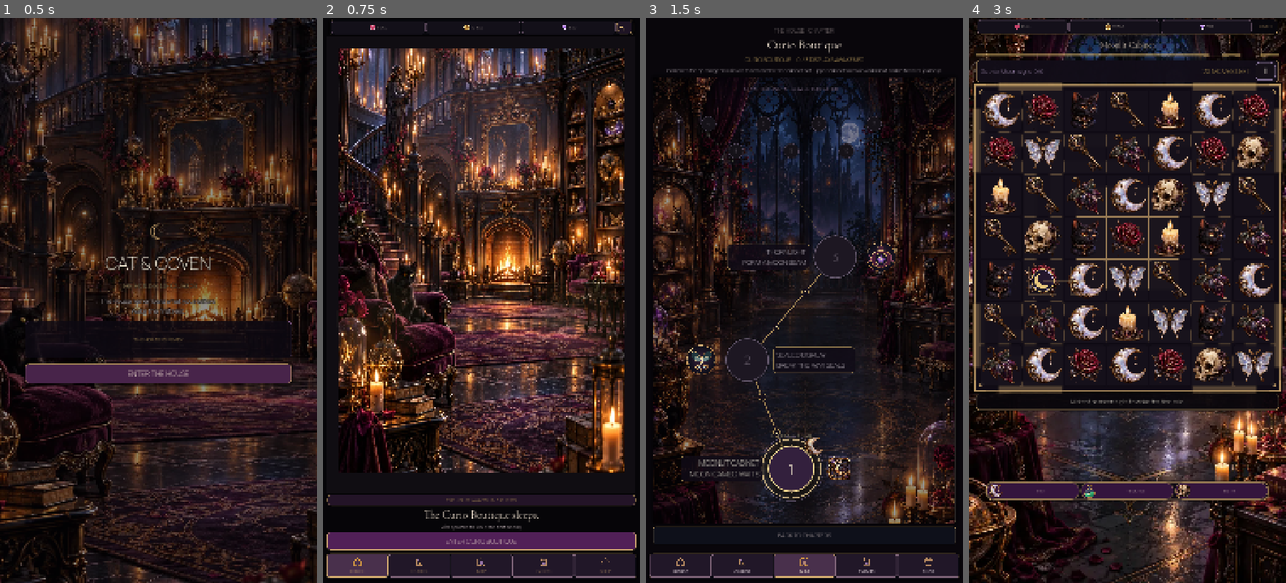
Above: before the commit, frames 1-4 (left to right).
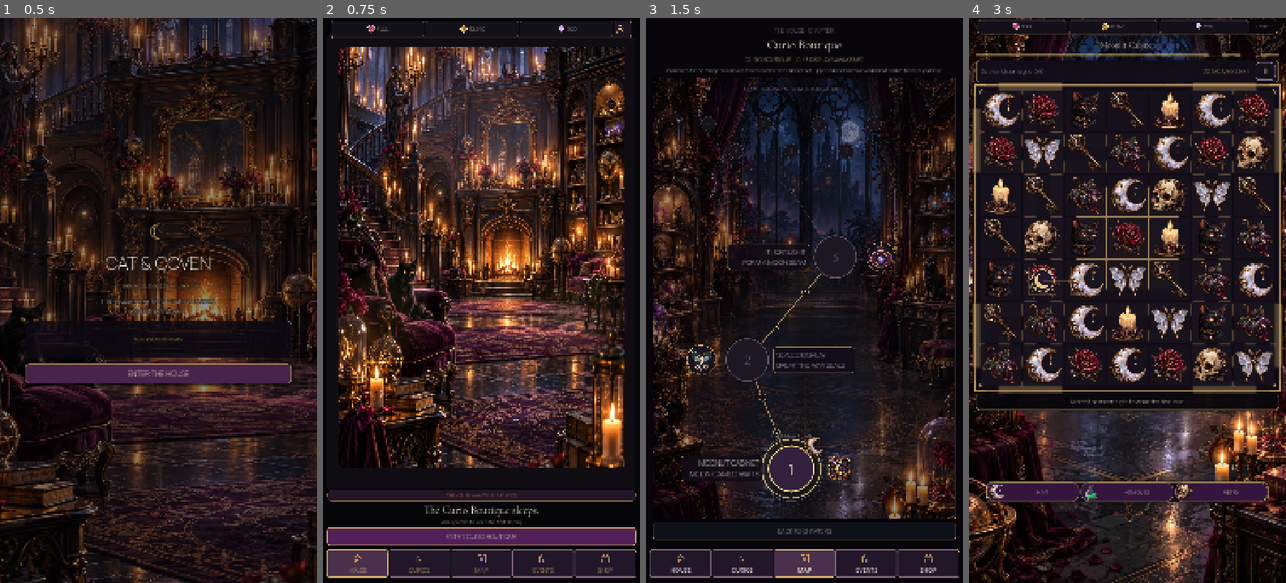
Above: after the commit, the same moments.

Repository: Jay-prodesign/akilta-match3
Game: Godot game, scene res://src/app/app_bootstrap.tscn
The game is run twice, just before and just after one commit, with the same random seed, the same clock (stepped at 60 frames per second) and the same inputs.
Inputs:
- Up to frame 1 (0.5 s): no input
- Up to frame 2 (0.75 s): click "ENTER THE HOUSE" at 0.5 s
- Up to frame 3 (1.5 s): click "ENTER CURIO BOUTIQUE" at 1.25 s
- Up to frame 4 (3 s): click "1" at 2 s; click "PLAY" at 2.75 s

Frame 1 is identical in both runs. In frame 2, 29% of the frame differs, in the area x 1-99%, y 0-99%; in frame 3, 9.8%; in frame 4, 1.0%.

Commit message:
Golden Loop: raise critical mobile readability

Diff:
--- a/src/ui/collection/curio_collection.gd
+++ b/src/ui/collection/curio_collection.gd
@@ -196,15 +196,15 @@
 	var button := Button.new()
 	button.name = "InspectAction"
 	button.text = "DETAILS"
-	button.anchor_left = 0.73
+	button.anchor_left = 0.70
 	button.anchor_right = 0.97
-	button.anchor_top = 0.78
+	button.anchor_top = 0.70
 	button.anchor_bottom = 0.96
 	button.grow_horizontal = Control.GROW_DIRECTION_BEGIN
 	button.grow_vertical = Control.GROW_DIRECTION_BEGIN
 	button.mouse_filter = Control.MOUSE_FILTER_STOP
 	button.mouse_default_cursor_shape = Control.CURSOR_POINTING_HAND
-	button.add_theme_font_size_override("font_size", 12)
+	button.add_theme_font_size_override("font_size", 20)
 	var normal := StyleBoxFlat.new()
 	normal.bg_color = Color("#24172A", 0.96)
 	normal.border_color = Color("#D5AD70", 0.62)
@@ -268,7 +268,7 @@
 	kicker.text = "RELIQUARY · CURIO DETAIL"
 	kicker.horizontal_alignment = HORIZONTAL_ALIGNMENT_CENTER
 	kicker.add_theme_color_override("font_color", Color("#D5AD70"))
-	kicker.add_theme_font_size_override("font_size", 13)
+	kicker.add_theme_font_size_override("font_size", 18)
 	content.add_child(kicker)
 
 	var art := TextureRect.new()
@@ -293,7 +293,7 @@
 	state.text = "AWAKENED · OWNED" if awakened else "LOCKED · NOT YET RECOVERED"
 	state.horizontal_alignment = HORIZONTAL_ALIGNMENT_CENTER
 	state.add_theme_color_override("font_color", Color("#F2D08B") if awakened else Color("#A995B0"))
-	state.add_theme_font_size_override("font_size", 17)
+	state.add_theme_font_size_override("font_size", 20)
 	content.add_child(state)
 
 	var origin := Label.new()
@@ -302,7 +302,7 @@
 	origin.horizontal_alignment = HORIZONTAL_ALIGNMENT_CENTER
 	origin.autowrap_mode = TextServer.AUTOWRAP_WORD_SMART
 	origin.add_theme_color_override("font_color", Color("#B4A2B7"))
-	origin.add_theme_font_size_override("font_size", 15)
+	origin.add_theme_font_size_override("font_size", 19)
 	content.add_child(origin)
 
 	var lore := Label.new()
@@ -311,14 +311,14 @@
 	lore.horizontal_alignment = HORIZONTAL_ALIGNMENT_CENTER
 	lore.autowrap_mode = TextServer.AUTOWRAP_WORD_SMART
 	lore.add_theme_color_override("font_color", Color("#DDD0D7"))
-	lore.add_theme_font_size_override("font_size", 17)
+	lore.add_theme_font_size_override("font_size", 20)
 	content.add_child(lore)
 
 	var close := Button.new()
 	close.name = "Close"
 	close.text = "RETURN TO RELIQUARY"
 	close.custom_minimum_size = Vector2(0, 54)
-	close.add_theme_font_size_override("font_size", 17)
+	close.add_theme_font_size_override("font_size", 20)
 	var close_box := StyleBoxFlat.new()
 	close_box.bg_color = Color("#35213B")
 	close_box.border_color = Color("#D5AD70")
--- a/src/ui/collection/curio_collection.tscn
+++ b/src/ui/collection/curio_collection.tscn
@@ -59,7 +59,7 @@
 [node name="Eyebrow" type="Label" parent="Layout"]
 layout_mode = 2
 theme_override_colors/font_color = Color(0.663, 0.6, 0.659, 1)
-theme_override_font_sizes/font_size = 18
+theme_override_font_sizes/font_size = 20
 text = "THE HOUSE · RELIQUARY"
 horizontal_alignment = 1
 
@@ -73,14 +73,14 @@
 [node name="Count" type="Label" parent="Layout"]
 layout_mode = 2
 theme_override_colors/font_color = Color(0.851, 0.71, 0.416, 1)
-theme_override_font_sizes/font_size = 20
+theme_override_font_sizes/font_size = 22
 text = "FIRST CABINET SET · 0 / 3 AWAKENED"
 horizontal_alignment = 1
 
 [node name="Intro" type="Label" parent="Layout"]
 layout_mode = 2
 theme_override_colors/font_color = Color(0.851, 0.804, 0.835, 1)
-theme_override_font_sizes/font_size = 18
+theme_override_font_sizes/font_size = 22
 text = "Every awakened display leaves a physical memory in the House."
 horizontal_alignment = 1
 autowrap_mode = 2
@@ -119,21 +119,21 @@
 [node name="Material" type="Label" parent="Layout/Cards/MoonCard/Content"]
 layout_mode = 2
 theme_override_colors/font_color = Color(0.749, 0.647, 0.847, 1)
-theme_override_font_sizes/font_size = 16
+theme_override_font_sizes/font_size = 20
 text = "SMOKED MOONSTONE · CURIO BOUTIQUE"
 horizontal_alignment = 1
 
 [node name="State" type="Label" parent="Layout/Cards/MoonCard/Content"]
 layout_mode = 2
 theme_override_colors/font_color = Color(0.851, 0.71, 0.416, 1)
-theme_override_font_sizes/font_size = 19
+theme_override_font_sizes/font_size = 22
 text = "DORMANT · RELIC 01"
 horizontal_alignment = 1
 
 [node name="Detail" type="Label" parent="Layout/Cards/MoonCard/Content"]
 layout_mode = 2
 theme_override_colors/font_color = Color(0.851, 0.804, 0.835, 1)
-theme_override_font_sizes/font_size = 18
+theme_override_font_sizes/font_size = 21
 text = "Win Level 1 to wake the first relic."
 horizontal_alignment = 1
 autowrap_mode = 2
@@ -141,7 +141,7 @@
 [node name="Origin" type="Label" parent="Layout/Cards/MoonCard/Content"]
 layout_mode = 2
 theme_override_colors/font_color = Color(0.663, 0.6, 0.659, 1)
-theme_override_font_sizes/font_size = 15
+theme_override_font_sizes/font_size = 20
 text = "SEALED BEHIND · MOONLIT CABINET"
 horizontal_alignment = 1
 
@@ -179,20 +179,20 @@
 [node name="Hint" type="Label" parent="Layout/Cards/Slot2/Content/Copy"]
 layout_mode = 2
 theme_override_colors/font_color = Color(0.55, 0.50, 0.58, 1)
-theme_override_font_sizes/font_size = 18
+theme_override_font_sizes/font_size = 21
 text = "Another display still sleeps."
 autowrap_mode = 2
 
 [node name="State" type="Label" parent="Layout/Cards/Slot2/Content/Copy"]
 layout_mode = 2
 theme_override_colors/font_color = Color(0.851, 0.71, 0.416, 1)
-theme_override_font_sizes/font_size = 17
+theme_override_font_sizes/font_size = 20
 text = "DORMANT · RELIC 02"
 
 [node name="Origin" type="Label" parent="Layout/Cards/Slot2/Content/Copy"]
 layout_mode = 2
 theme_override_colors/font_color = Color(0.663, 0.6, 0.659, 1)
-theme_override_font_sizes/font_size = 14
+theme_override_font_sizes/font_size = 19
 text = "SEALED BEHIND · WAX DISPLAY"
 
 [node name="Slot3" type="PanelContainer" parent="Layout/Cards"]
@@ -222,31 +222,31 @@
 [node name="Name" type="Label" parent="Layout/Cards/Slot3/Content/Copy"]
 layout_mode = 2
 theme_override_colors/font_color = Color(0.663, 0.6, 0.659, 1)
-theme_override_font_sizes/font_size = 20
+theme_override_font_sizes/font_size = 25
 text = "SEALED RELIC"
 vertical_alignment = 1
 
 [node name="Hint" type="Label" parent="Layout/Cards/Slot3/Content/Copy"]
 layout_mode = 2
 theme_override_colors/font_color = Color(0.55, 0.50, 0.58, 1)
-theme_override_font_sizes/font_size = 18
+theme_override_font_sizes/font_size = 21
 text = "The cabinet has not revealed this name."
 autowrap_mode = 2
 
 [node name="State" type="Label" parent="Layout/Cards/Slot3/Content/Copy"]
 layout_mode = 2
 theme_override_colors/font_color = Color(0.851, 0.71, 0.416, 1)
-theme_override_font_sizes/font_size = 17
+theme_override_font_sizes/font_size = 20
 text = "DORMANT · RELIC 03"
 
 [node name="Origin" type="Label" parent="Layout/Cards/Slot3/Content/Copy"]
 layout_mode = 2
 theme_override_colors/font_color = Color(0.663, 0.6, 0.659, 1)
-theme_override_font_sizes/font_size = 14
+theme_override_font_sizes/font_size = 19
 text = "SEALED BEHIND · THORNLIGHT"
 
 [node name="Back" type="Button" parent="Layout"]
 custom_minimum_size = Vector2(0, 54)
 layout_mode = 2
-theme_override_font_sizes/font_size = 20
+theme_override_font_sizes/font_size = 22
 text = "BACK TO THE HOUSE"
--- a/src/ui/gameplay/gameplay_screen.gd
+++ b/src/ui/gameplay/gameplay_screen.gd
@@ -730,8 +730,8 @@
 	level.horizontal_alignment = HORIZONTAL_ALIGNMENT_CENTER
 	level.vertical_alignment = VERTICAL_ALIGNMENT_CENTER
 	level.add_theme_color_override("font_color", Color("#D5AD70"))
-	level.add_theme_font_size_override("font_size", 13)
-	level.custom_minimum_size = Vector2(84, 0)
+	level.add_theme_font_size_override("font_size", 17)
+	level.custom_minimum_size = Vector2(94, 0)
 	row.add_child(level)
 	_level_badge_label = level
 
@@ -754,7 +754,7 @@
 	content.add_theme_constant_override("separation", 2)
 	chip.add_child(content)
 	var icon := TextureRect.new()
-	icon.custom_minimum_size = Vector2(26, 26)
+	icon.custom_minimum_size = Vector2(31, 31)
 	icon.texture = PieceAssetLoader.ornament(icon_path)
 	icon.expand_mode = TextureRect.EXPAND_IGNORE_SIZE
 	icon.stretch_mode = TextureRect.STRETCH_KEEP_ASPECT_CENTERED
@@ -764,7 +764,7 @@
 	label.name = node_name
 	label.text = value
 	label.add_theme_color_override("font_color", Color("#F4E5D3"))
-	label.add_theme_font_size_override("font_size", 13)
+	label.add_theme_font_size_override("font_size", 17)
 	content.add_child(label)
 	return label
 
@@ -787,7 +787,7 @@
 	panel.anchor_top = 0.0
 	panel.anchor_bottom = 0.0
 	panel.offset_top = 760.0
-	panel.offset_bottom = 822.0
+	panel.offset_bottom = 830.0
 	panel.z_index = 18
 	var shell := StyleBoxFlat.new()
 	shell.bg_color = Color("#100B16", 0.985)
@@ -813,19 +813,19 @@
 	var screen_rect := get_global_rect()
 	var desired_top := hint_rect.end.y - screen_rect.position.y + 8.0
 	var safe_bottom := maxf(0.0, size.y - 12.0)
-	var top := minf(desired_top, maxf(0.0, safe_bottom - 62.0))
+	var top := minf(desired_top, maxf(0.0, safe_bottom - 70.0))
 	_booster_tray.anchor_top = 0.0
 	_booster_tray.anchor_bottom = 0.0
 	_booster_tray.offset_top = top
-	_booster_tray.offset_bottom = top + 62.0
+	_booster_tray.offset_bottom = top + 70.0
 
 
 func _add_booster_button(parent: HBoxContainer, caption: String, art_path: String, action: Callable) -> void:
 	var button := Button.new()
 	button.text = caption
-	button.custom_minimum_size = Vector2(0, 54)
+	button.custom_minimum_size = Vector2(0, 62)
 	button.size_flags_horizontal = Control.SIZE_EXPAND_FILL
-	button.add_theme_font_size_override("font_size", 14)
+	button.add_theme_font_size_override("font_size", 19)
 	button.add_theme_color_override("font_color", Color("#F4E5D3"))
 	button.icon = PieceAssetLoader.ornament(art_path)
 	button.expand_icon = true
--- a/src/ui/home/house_home.gd
+++ b/src/ui/home/house_home.gd
@@ -219,10 +219,10 @@
 
 	var panel := PanelContainer.new()
 	panel.name = "CeremonyCard"
-	panel.anchor_left = 0.10
-	panel.anchor_right = 0.90
-	panel.anchor_top = 0.57
-	panel.anchor_bottom = 0.71
+	panel.anchor_left = 0.08
+	panel.anchor_right = 0.92
+	panel.anchor_top = 0.48
+	panel.anchor_bottom = 0.75
 	var shell := StyleBoxFlat.new()
 	shell.bg_color = Color("#09070D", 0.985)
 	shell.border_color = Color("#D5AD70", 0.88)
@@ -239,25 +239,25 @@
 
 	var ceremony := VBoxContainer.new()
 	ceremony.name = "CeremonyContent"
-	ceremony.add_theme_constant_override("separation", 7)
+	ceremony.add_theme_constant_override("separation", 10)
 	panel.add_child(ceremony)
 	var section := Label.new()
 	section.text = "HOUSE RESTORATION"
 	section.horizontal_alignment = HORIZONTAL_ALIGNMENT_CENTER
 	section.add_theme_color_override("font_color", Color("#D5AD70"))
-	section.add_theme_font_size_override("font_size", 14)
+	section.add_theme_font_size_override("font_size", 20)
 	ceremony.add_child(section)
 	var divider := HSeparator.new()
 	divider.modulate = Color("#D5AD70", 0.45)
 	ceremony.add_child(divider)
 	var row := HBoxContainer.new()
 	row.name = "CeremonyRow"
-	row.add_theme_constant_override("separation", 14)
+	row.add_theme_constant_override("separation", 18)
 	ceremony.add_child(row)
 
 	var art := TextureRect.new()
 	art.name = "RestoredCurioArt"
-	art.custom_minimum_size = Vector2(184, 184)
+	art.custom_minimum_size = Vector2(240, 240)
 	art.expand_mode = TextureRect.EXPAND_IGNORE_SIZE
 	art.stretch_mode = TextureRect.STRETCH_KEEP_ASPECT_CENTERED
 	art.texture = _curio_texture(curio_id)
@@ -266,33 +266,33 @@
 	var copy := VBoxContainer.new()
 	copy.name = "Copy"
 	copy.size_flags_horizontal = Control.SIZE_EXPAND_FILL
-	copy.add_theme_constant_override("separation", 5)
+	copy.add_theme_constant_override("separation", 8)
 	row.add_child(copy)
 
 	var kicker := Label.new()
 	kicker.text = "THE HOUSE REMEMBERS"
 	kicker.add_theme_color_override("font_color", Color("#D5AD70"))
-	kicker.add_theme_font_size_override("font_size", 14)
+	kicker.add_theme_font_size_override("font_size", 20)
 	copy.add_child(kicker)
 
 	var title := Label.new()
 	title.text = _curio_name(curio_id)
 	title.add_theme_color_override("font_color", Color("#FFF0D8"))
-	title.add_theme_font_size_override("font_size", 27)
+	title.add_theme_font_size_override("font_size", 34)
 	copy.add_child(title)
 
 	var body := Label.new()
 	body.text = _restoration_copy(stage)
 	body.autowrap_mode = TextServer.AUTOWRAP_WORD_SMART
 	body.add_theme_color_override("font_color", Color("#DDCED6"))
-	body.add_theme_font_size_override("font_size", 15)
+	body.add_theme_font_size_override("font_size", 20)
 	copy.add_child(body)
 
 	var button := Button.new()
 	button.name = "Continue"
 	button.text = "CONTINUE"
-	button.custom_minimum_size = Vector2(0, 50)
-	button.add_theme_font_size_override("font_size", 18)
+	button.custom_minimum_size = Vector2(0, 64)
+	button.add_theme_font_size_override("font_size", 22)
 	var normal := StyleBoxFlat.new()
 	normal.bg_color = Color("#4A1A51")
 	normal.border_color = Color("#D5AD70")
--- a/src/ui/shared/product_navigation.gd
+++ b/src/ui/shared/product_navigation.gd
@@ -19,7 +19,7 @@
 
 	var content := screen.get_node_or_null(content_path) as Control
 	if content != null and not bool(content.get_meta("product_nav_inset_applied", false)):
-		content.offset_bottom -= 104.0
+		content.offset_bottom -= 120.0
 		content.set_meta("product_nav_inset_applied", true)
 
 	var panel := PanelContainer.new()
@@ -30,7 +30,7 @@
 	panel.anchor_bottom = 1.0
 	panel.offset_left = 12.0
 	panel.offset_right = -12.0
-	panel.offset_top = -100.0
+	panel.offset_top = -114.0
 	panel.offset_bottom = -10.0
 	panel.z_index = 40
 	var shell := StyleBoxFlat.new()
@@ -62,7 +62,7 @@
 		button.name = "Nav" + action.capitalize()
 		button.text = ""
 		button.tooltip_text = action.capitalize()
-		button.custom_minimum_size = Vector2(0, 80)
+		button.custom_minimum_size = Vector2(0, 94)
 		button.size_flags_horizontal = Control.SIZE_EXPAND_FILL
 		var normal := StyleBoxFlat.new()
 		normal.bg_color = Color("#211728")
@@ -86,7 +86,7 @@
 		button.add_child(stack)
 		var icon := TextureRect.new()
 		icon.name = "Icon"
-		icon.custom_minimum_size = Vector2(36, 36)
+		icon.custom_minimum_size = Vector2(42, 42)
 		icon.texture = PieceAssetLoader.ornament(String(item["icon"]))
 		icon.expand_mode = TextureRect.EXPAND_IGNORE_SIZE
 		icon.stretch_mode = TextureRect.STRETCH_KEEP_ASPECT_CENTERED
@@ -97,7 +97,7 @@
 		caption.name = "Label"
 		caption.text = String(item["label"])
 		caption.horizontal_alignment = HORIZONTAL_ALIGNMENT_CENTER
-		caption.add_theme_font_size_override("font_size", 15)
+		caption.add_theme_font_size_override("font_size", 20)
 		caption.add_theme_color_override("font_color", Color("#F4E5D3") if action == active_section else Color("#CDBFC9"))
 		caption.mouse_filter = Control.MOUSE_FILTER_IGNORE
 		stack.add_child(caption)
--- a/src/ui/shared/top_resource_bar.gd
+++ b/src/ui/shared/top_resource_bar.gd
@@ -18,7 +18,7 @@
 	panel.anchor_top = 0.0
 	panel.anchor_bottom = 0.0
 	panel.offset_top = 6.0
-	panel.offset_bottom = 58.0
+	panel.offset_bottom = 68.0
 	panel.z_index = 60
 	var shell := StyleBoxFlat.new()
 	shell.bg_color = Color("#08070D", 0.94)
@@ -49,8 +49,8 @@
 	profile.text = ""
 	profile.icon = PieceAssetLoader.ornament("res://assets/ui/ui_profile.svg")
 	profile.expand_icon = true
-	profile.add_theme_constant_override("icon_max_width", 30)
-	profile.custom_minimum_size = Vector2(50, 40)
+	profile.add_theme_constant_override("icon_max_width", 34)
+	profile.custom_minimum_size = Vector2(58, 48)
 	profile.tooltip_text = "Keeper profile and settings"
 	var profile_box := StyleBoxFlat.new()
 	profile_box.bg_color = Color("#201526", 0.94)
@@ -116,7 +116,7 @@
 	chip.add_child(row)
 
 	var icon := TextureRect.new()
-	icon.custom_minimum_size = Vector2(27, 27)
+	icon.custom_minimum_size = Vector2(32, 32)
 	icon.texture = PieceAssetLoader.ornament(icon_path)
 	icon.expand_mode = TextureRect.EXPAND_IGNORE_SIZE
 	icon.stretch_mode = TextureRect.STRETCH_KEEP_ASPECT_CENTERED
@@ -127,7 +127,7 @@
 	label.name = node_name
 	label.text = value
 	label.add_theme_color_override("font_color", Color("#F7E9D6"))
-	label.add_theme_font_size_override("font_size", 14)
+	label.add_theme_font_size_override("font_size", 18)
 	row.add_child(label)
 
 static func _format_number(value: int) -> String:
